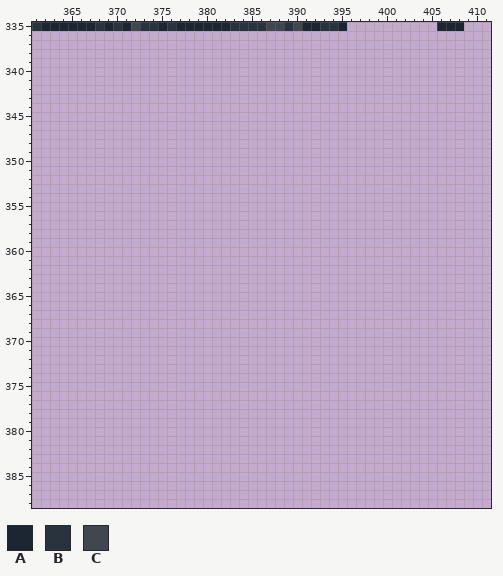
One commit to this pixel-art file: assets/maps/tilemap.aseprite. Above: the version before the commit.
600x600 pixels, 1 frame. Shown: x 361..411, y 335..388.
Visible layers, top first: "Snow", "tiles".
Palette (. is transparent): A #1b2632  B #29333d  C #40474e
Pixels before (only the part around the change), first column x 361:
335 BAAAAAABABACBBABAAAAAABBBBCCBCAABBA..........AAA...
336 ...................................................
337 ...................................................
338 ...................................................
339 ...................................................
340 ...................................................
341 ...................................................
342 ...................................................
343 ...................................................
344 ...................................................
345 ...................................................
346 ...................................................
347 ...................................................
348 ...................................................
349 ...................................................
350 ...................................................
351 ...................................................
352 ...................................................
353 ...................................................
354 ...................................................
355 ...................................................
356 ...................................................
357 ...................................................
358 ...................................................
359 ...................................................
360 ...................................................
361 ...................................................
362 ...................................................
363 ...................................................
364 ...................................................
365 ...................................................
366 ...................................................
367 ...................................................
368 ...................................................
369 ...................................................
370 ...................................................
371 ...................................................
372 ...................................................
373 ...................................................
374 ...................................................
375 ...................................................
376 ...................................................
377 ...................................................
378 ...................................................
379 ...................................................
380 ...................................................
381 ...................................................
382 ...................................................
383 ...................................................
384 ...................................................
385 ...................................................
386 ...................................................
387 ...................................................
388 ...................................................
The result:
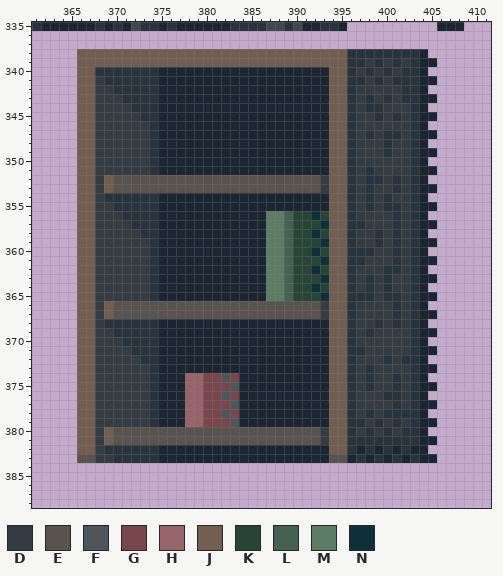
Colours new in this view: D #353b42  E #595350  F #4f555b  G #79464d  H #97646b  J #725e51  K #284436  L #456152  M #5d7c66  N #0d3039
Diff:
Changed rows in their new state; - is an unchanged pixel.
Layer "tiles":
first column x 366:
338 JJJJJJJJJJJJJJJJJJJJJJJJJJJJJJBBBBBBBBA-
339 JJJJJJJJJJJJJJJJJJJJJJJJJJJJJJBBDBDBDBAA
340 JJBBBBBBBAAAAAAAAAAAAAAAAAAAJJBDBDBDBBA-
341 JJDBBBBBBAAAAAAAAAAAAAAAAAAAJJBBDBDBBBAA
342 JJDDBBBBBAAAAAAAAAAAAAAAAAAAJJBDDDDDBBA-
343 JJDDDBBBBAAAAAAAAAAAAAAAAAAAJJBDBDBDBBAA
344 JJDDDDBBBAAAAAAAAAAAAAAAAAAAJJBDBBDDDBA-
345 JJDDDDDBBAAAAAAAAAAAAAAAAAAAJJBDDBDBDBAA
346 JJDDDDDDBAAAAAAAAAAAAAAAAAAAJJBDDDDDDBA-
347 JJDDDDDDBAAAAAAAAAAAAAAAAAAAJJBDBDBBDBAA
348 JJDDDDDDBAAAAAAAAAAAAAAAAAAAJJBDDDBDDBA-
349 JJDDDDDDBAAAAAAAAAAAAAAAAAAAJJBDDDBDDBAA
350 JJDDDDDDBAAAAAAAAAAAAAAAAAAAJJBDDDDDDBA-
351 JJDDDDDDBAAAAAAAAAAAAAAAAAAAJJBDBDDDDBAA
352 JJDJEEEEEEEEEEEEEEEEEEEEEEEDJJBDBBDBDBA-
353 JJDJEEEEEEEEEEEEEEEEEEEEEEEDJJBDBDDBDBAA
354 JJDBBBBBBAAAAAAAAAAAAAAAAAAAJJBDBDBDDBA-
355 JJDDBBBBBAAAAAAAAAAAAAAAAAAAJJBDBDBBDBAA
356 JJDDDBBBBAAAAAAAAAAAAMMLKKNKJJBDDDDBDBA-
357 JJDDDDBBBAAAAAAAAAAAAMMLKKKNJJBBDDDBDBAA
358 JJDDDDDBBAAAAAAAAAAAAMMLKKNKJJBDDBDBDBA-
359 JJDDDDDDBAAAAAAAAAAAAMMLKKKNJJBDDBDBDBAA
360 JJDDDDDDBAAAAAAAAAAAAMMLKKNKJJBBBDDBDBA-
361 JJDDDDDDBAAAAAAAAAAAAMMLKKKNJJBBDDDBDBAA
362 JJDDDDDDBAAAAAAAAAAAAMMLKKNKJJBDDDBBDBA-
363 JJDDDDDDBAAAAAAAAAAAAMMLKKKNJJBDBDBDDBAA
364 JJDDDDDDBAAAAAAAAAAAAMMLKKNKJJBDBDBDDBA-
365 JJDDDDDDBAAAAAAAAAAAAMMLKKKNJJBBBDBBDBAA
366 JJDJEEEEEEEEEEEEEEEEEEEEEEEDJJBDDDDBDBA-
367 JJDJEEEEEEEEEEEEEEEEEEEEEEEDJJBDDDDBDBAA
368 JJDBBBBBBAAAAAAAAAAAAAAAAAAAJJBDDBDBDBA-
369 JJDDBBBBBAAAAAAAAAAAAAAAAAAAJJBDBDDDDBAA
370 JJDDDBBBBAAAAAAAAAAAAAAAAAAAJJBDDDDDDBA-
371 JJDDDDBBBAAAAAAAAAAAAAAAAAAAJJBBDDDDDBAA
372 JJDDDDDBBAAAAAAAAAAAAAAAAAAAJJBDDDBDBBA-
373 JJDDDDDDBAAAAAAAAAAAAAAAAAAAJJBDBDDDDBAA
374 JJDDDDDDBAAAHHGGFGAAAAAAAAAAJJBDBDDBDBA-
375 JJDDDDDDBAAAHHGGGFAAAAAAAAAAJJBDBDDBDBAA
376 JJDDDDDDBAAAHHGGFGAAAAAAAAAAJJBDDDBBDBA-
377 JJDDDDDDBAAAHHGGGFAAAAAAAAAAJJBDDDDBDBAA
378 JJDDDDDDBAAAHHGGFGAAAAAAAAAAJJBDBDBBBBA-
379 JJDDDDDDBAAAHHGGGFAAAAAAAAAAJJBBDBDBDBAA
380 JJDJEEEEEEEEEEEEEEEEEEEEEEEDJJBDBDBDBBA-
381 JJDJEEEEEEEEEEEEEEEEEEEEEEEDJJBBBBBBBBAA
382 JJDBBBBBBAAAAAAAAAAAAAAAAAAAJJBABABABAA-
383 EEDDBBBBBAAAAAAAAAAAAAAAAAAAEEABABABABAA
Boxes around the changes in both pictures, in picture pixels (x1, y1, x2, y2):
added: (77, 49, 437, 463)
